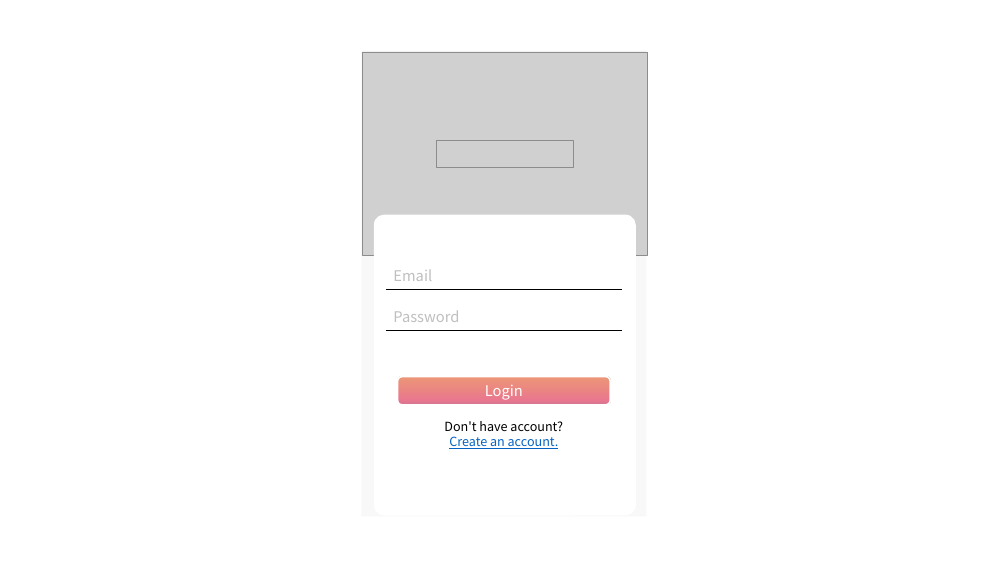
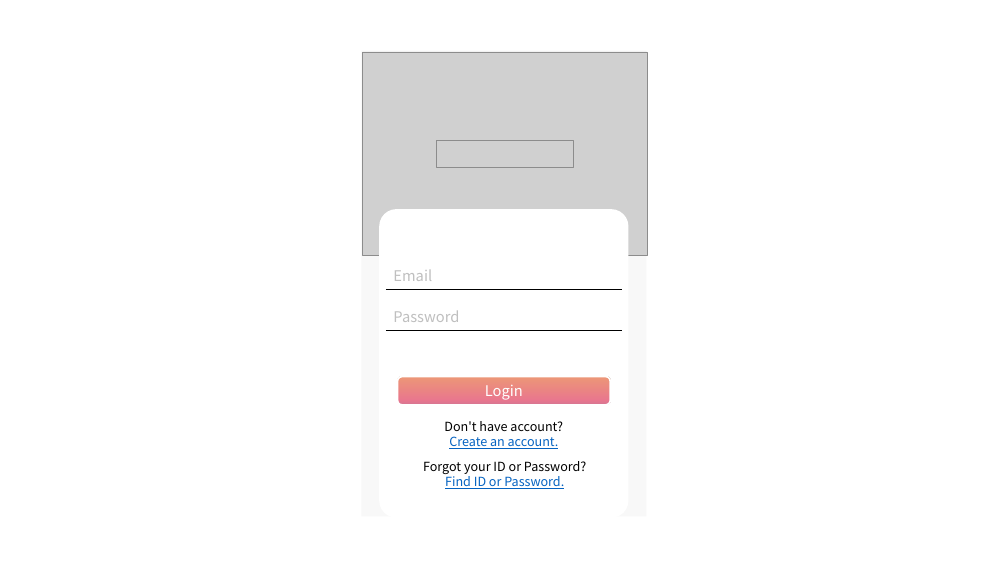
Before and after one commit to edicu2/Sentiment_Diffuser, a slide deck: slide 3 of documents/4. diffuser_디자인기획서/화면정의서_모바일_1차 수정.pptx. Drawn at 1008x567 pixels with LibreOffice and Linux fonts; fonts in the diff are those of the drawing; grey boxes stand for pictures. Boxes give left, top, right and bottom in pixels: in the first picture for what was removed or moved away, otherwise in the second. Text is boxed around its words. In the diff, an @@ line names an element or a change of style, - is before the commit and + after.

```diff
--- a/documents/4. diffuser_디자인기획서/화면정의서_모바일_1차 수정.pptx
+++ b/documents/4. diffuser_디자인기획서/화면정의서_모바일_1차 수정.pptx
@@ rounded rectangle: place and size @@
-rounded rectangle at [374, 216, 635, 516]
+rounded rectangle at [380, 209, 629, 518]
@@ rounded rectangle at [380, 209, 629, 518]: outline #FFFFFF 1 pt to none; proportions changed @@
@@ rounded rectangle added at [403, 460, 607, 488], outline #FFFFFF 1.5 pt, 12 pt, text #000000 @@
+Forgot your ID or Password?
+Find ID or Password.
```
Also in this commit, not shown: 2 other slides changed, 2 slides added, 1 other file.
